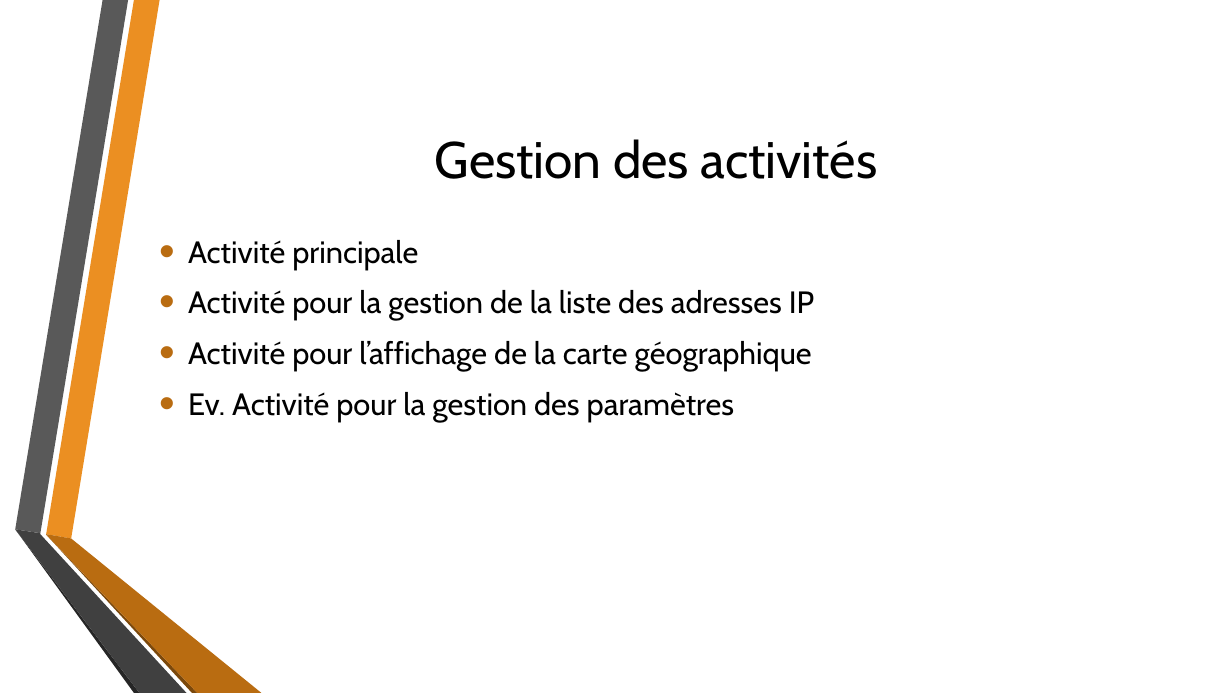
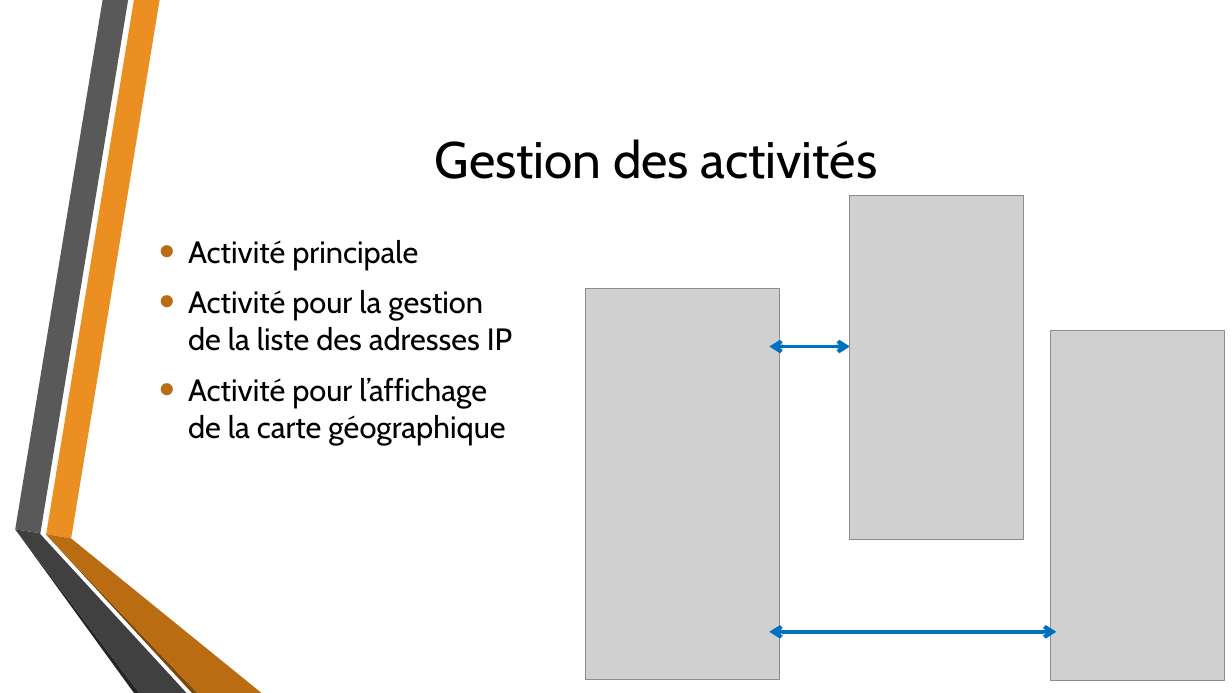
Before and after one commit to jefschaerz/CAS-DAR_MWS-IPGeolocation, a slide deck: slide 7 of 0_Présentation - IP-Locator.pptx (slide 6 before the commit). Drawn at 1232x693 pixels with LibreOffice and Linux fonts; fonts in the diff are those of the drawing; grey boxes stand for pictures; background and template pictures are left out. Boxes give left, top, right and bottom in pixels: in the first picture for what was removed or moved away, otherwise in the second. Text is boxed around its words. In the diff, an @@ line names an element or a change of style, - is before the commit and + after.

```diff
--- a/0_Présentation - IP-Locator.pptx
+++ b/0_Présentation - IP-Locator.pptx
@@ picture added at (x1=850, y1=196, x2=1024, y2=540) @@
@@ picture added at (x1=585, y1=288, x2=780, y2=679) @@
@@ double arrow added from (770, 347) to (850, 347), #0070C0 3 pt @@
@@ picture added at (x1=1051, y1=331, x2=1225, y2=681) @@
@@ text at (x1=188, y1=392, x2=735, y2=422): paragraph removed @@
-• Ev. Activité pour la gestion des paramètres
@@ double arrow added from (770, 632) to (1056, 632), #0070C0 3 pt @@
```
Also in this commit, not shown: 6 other slides changed, 1 slide added, 1 slide removed, 5 other files.
